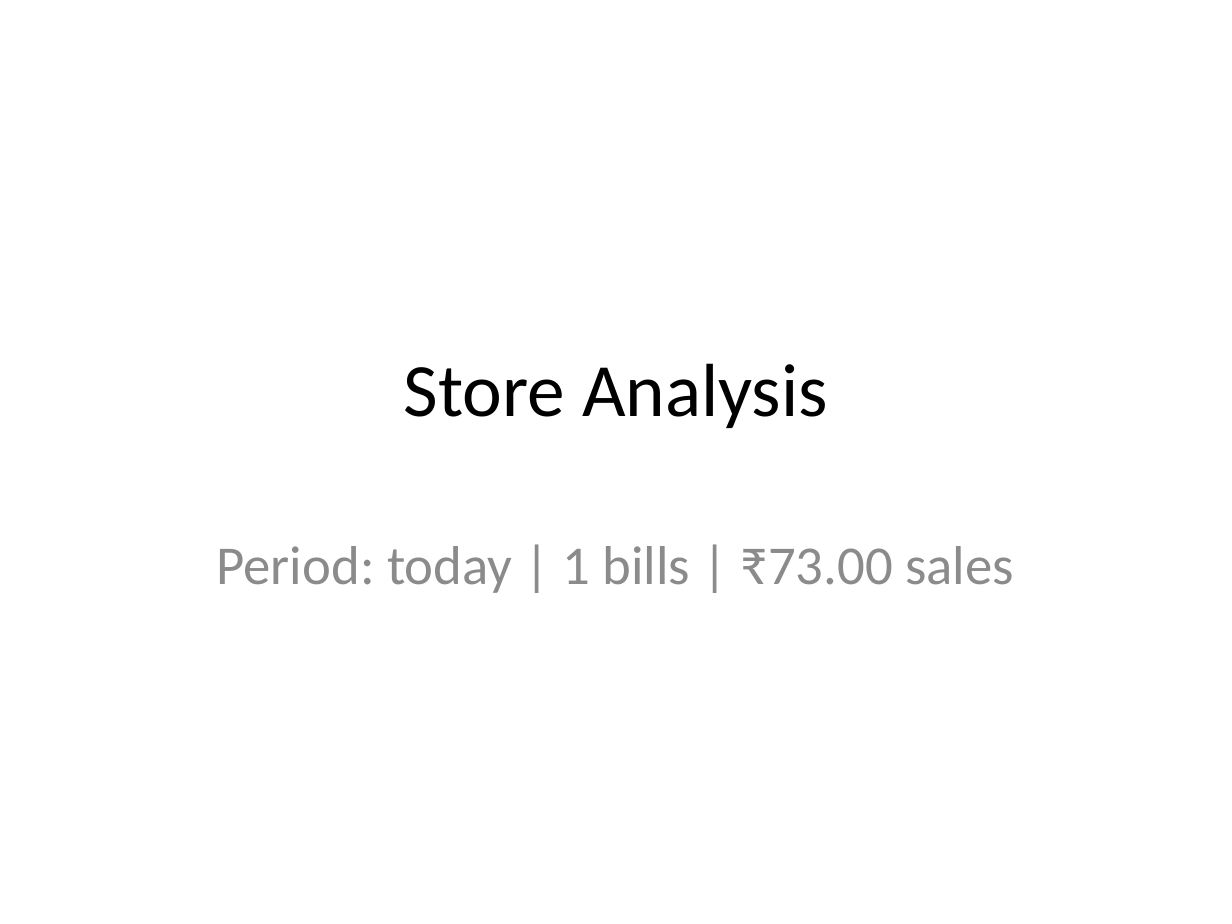
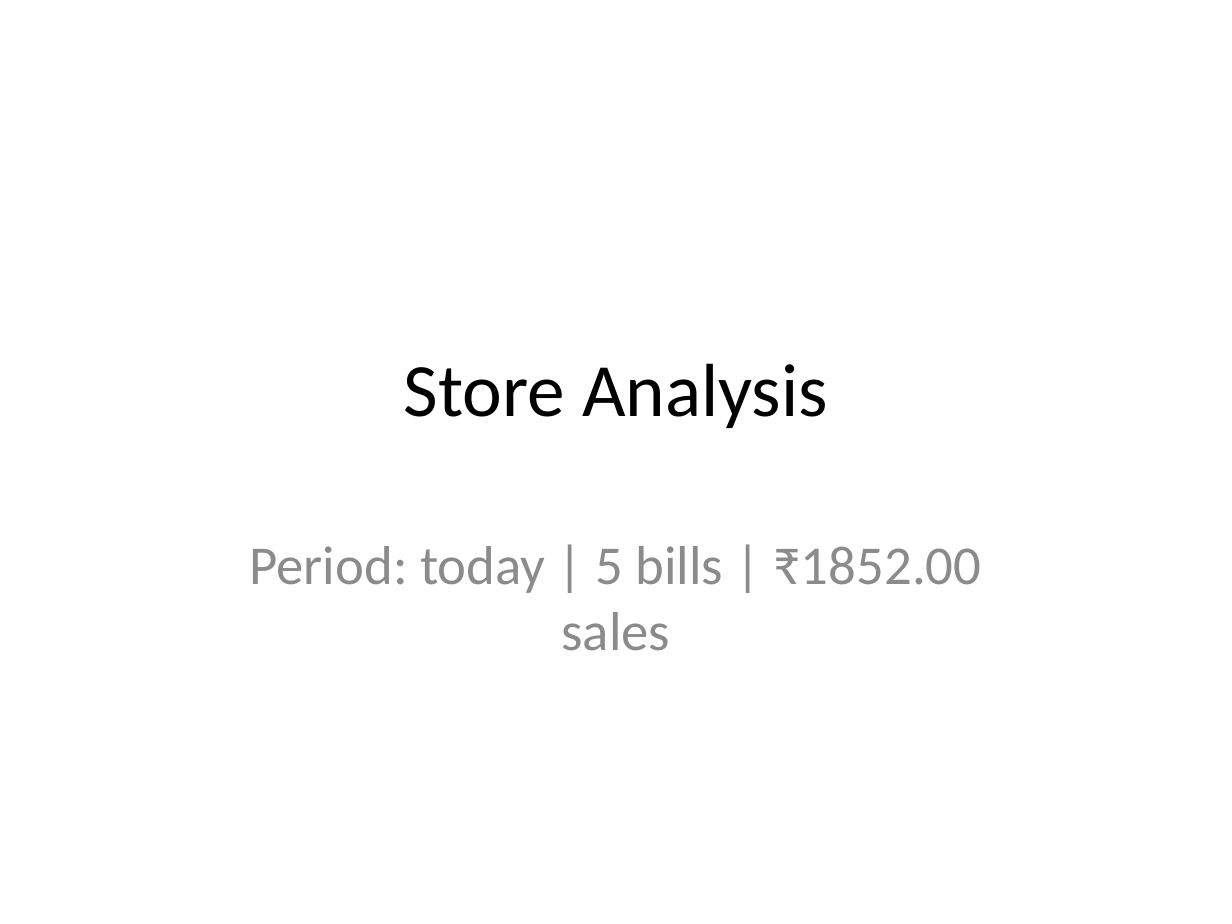
Before and after one commit to Tej1021/kirana-agent, a slide deck: slide 1 of artifacts/analysis_6205693800_today.pptx. Drawn at 1232x924 pixels with LibreOffice and Linux fonts; fonts in the diff are those of the drawing. Boxes give left, top, right and bottom in pixels: in the first picture for what was removed or moved away, otherwise in the second. Text is boxed around its words. In the diff, an @@ line names an element or a change of style, - is before the commit and + after.

```diff
--- a/artifacts/analysis_6205693800_today.pptx
+++ b/artifacts/analysis_6205693800_today.pptx
@@ subtitle at (249,546,981,651): text changed @@
-Period: today | 1 bills | ₹73.00 sales
+Period: today | 5 bills | ₹1852.00 sales
```
Also in this commit, not shown: 2 other slides changed, 7 other files.
